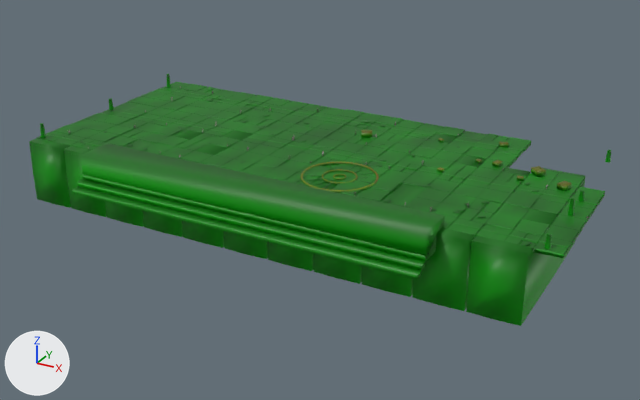
One commit to the glTF model assets/environments/kits/haluna/iskarra_plaza.glb: the scene before it, then after it.
Rendered twice from a 50 mm camera at (25.5, -44.9, 19.5) aimed at (1.0, -0.3, -2.9). The lights are fixed; the arrows at lower left show +X, +Y and +Z. The picture after the commit comes second. Vertices at exactly the same position are counted once.

Names of what the first picture shows: 'iskarra_plaza', 'iskarra_plaza-lod1'.
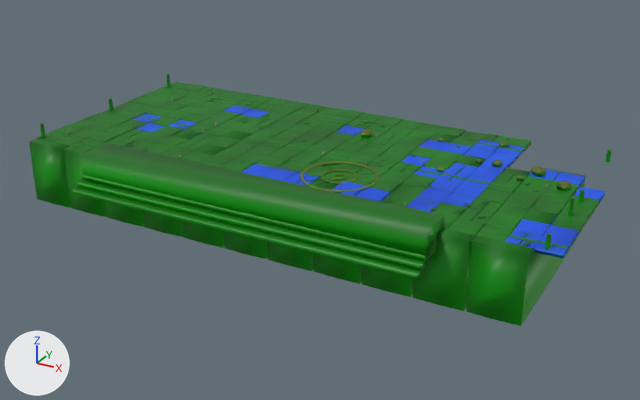
What the commit changed:
me_iskarra_plaza has 5104 vertices, 6936 faces and spans x -17.0..17.6, y -9.0..9.0, z -4.2..1.0.
me_iskarra_plaza is used by ob_iskarra_plaza; location (0.0, 0.0, 0.0).
me_iskarra_plaza part 1: 529 faces centred in x -17.0..17.5, y -6.0..9.0, z -0.4..0.0 are repainted in the vertex colours; the middle colour goes from green #00c100 to blue #008dff.
me_iskarra_plaza part 2: 227 faces centred in x -17.0..17.5, y -6.0..9.0, z -0.2..0.0 are repainted in the vertex colours; the middle colour goes from dark green #007900 to blue #0057f5.

Pixel boxes (x1, y1, x2, y2) of what changed, in the pictures (640 x 400 px):
part 1 of me_iskarra_plaza, recoloured
    both: (138, 109, 605, 258)
part 2 of me_iskarra_plaza, recoloured
    both: (133, 105, 605, 253)
